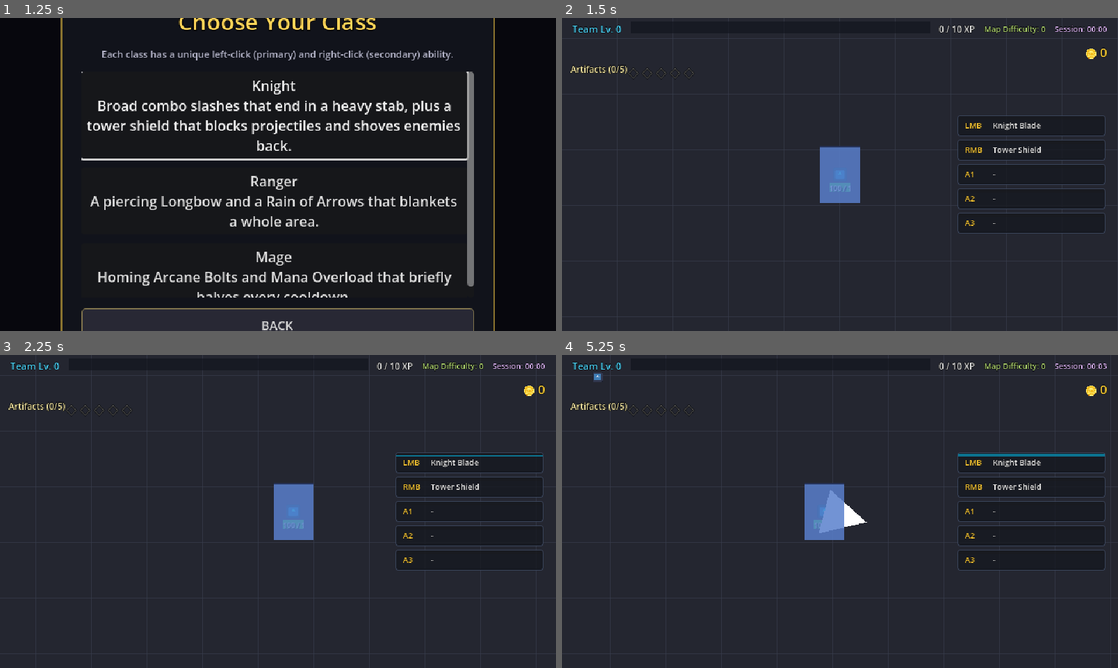
Above: before the commit, frames 1-4 (two rows, left to right).
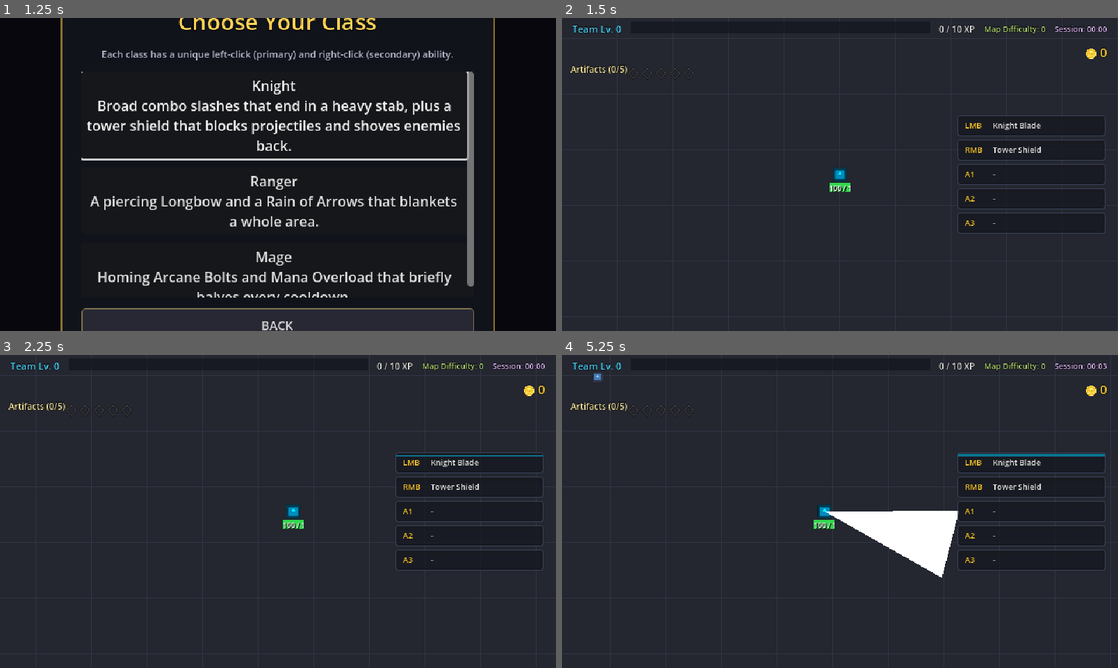
Above: after the commit, the same moments.

Repository: ZiMoar/BKubaj_Godot_Game
Game: Godot game, scene res://src/ui/main_menu.tscn
The game is run twice, just before and just after one commit, with the same random seed, the same clock (stepped at 60 frames per second) and the same inputs. The engine's default icon, where the game draws it, is replaced by a stand-in: a white triangle on a blue panel in a dark square.
Inputs (mouse positions are in pixels of both pictures, inside the frame that each line leads up to):
- Up to frame 1 (1.25 s): click "PLAY" at 0.5 s
- Up to frame 2 (1.5 s): click "Knight Broad combo slashes th…" at 1.25 s
- Up to frame 3 (2.25 s): tap Enter (ui_accept) at 2 s; move the mouse to (400, 495) at 2.02 s; press the mouse at (400, 495) at 2.03 s; hold D (move_right) from 2.03 s (still down)
- Up to frame 4 (5.25 s): tap Enter (ui_accept) at 2.27, 2.57 s; release D (move_right) at 2.75 s; release the mouse at (962, 495) at 2.75 s; drag from (728, 527) to (862, 511) at 2.77 s; move the mouse to (895, 442) at 3.52 s; press the mouse at (895, 442) at 3.53 s; hold D (move_right) 3.53-4.25 s; release the mouse at (895, 442) at 4.25 s; drag from (812, 574) to (862, 511) at 4.27 s; move the mouse to (1006, 558) at 5.02 s; press the mouse at (1006, 558) at 5.03 s; hold A (move_left) from 5.03 s (still down)

Frame 1 is identical in both runs. In frame 2, 1.3% of the frame differs, in the area x 46-54%, y 40-60%; in frame 3, 1.3%; in frame 4, 3.7%, in the area x 43-72%, y 40-72%.

Commit message:
Fix Knight sword geometry + rework shield HP/visibility
Sword (Knight Blade):
- Slashes are now wide CONES whose tip originates from the player,
  spreading to the wide base (reverse slash mirrors backward)
- Stab keeps original thin forward-thrust behavior
- Suggest rating all reach ~3x longer (50 -> 150)

Shield (Tower Shield):
- Thinner (46 -> 30 wide)
- Now disappears when not held and only appears while RMB is down
- Added an HP bar (green) shown above the shield while active
- HP now PERSISTS between raises; only repairs to full after a
  full break + recharge (2.5s), so it can be destroyed
- Enemies pushing against the shield now drain its HP (via contact
  damage), so it can actually break under pressure

Diff:
--- a/src/entities/player/abilities/knight_shield.gd
+++ b/src/entities/player/abilities/knight_shield.gd
@@ -11,7 +11,7 @@
 ##   - thorns      = player's thorns (kept EQUAL)
 
 @export var offset: float = 54.0
-@export var shield_width: float = 46.0
+@export var shield_width: float = 30.0
 @export var shield_height: float = 66.0
 @export var shield_hp_ratio: float = 0.5
 @export var armor_ratio: float = 0.6
@@ -26,6 +26,7 @@
 var _recharge_remaining: float = 0.0
 
 var _block_zone: Area2D = null
+@onready var _hp_bar: ProgressBar = $ShieldHPBar
 
 
 func _ready() -> void:
@@ -40,6 +41,7 @@
 		_block_zone.area_entered.connect(_on_block_area)
 		_block_zone.monitoring = false
 		_block_zone.monitorable = false
+		_block_zone.hide()
 
 
 func get_shield_hp() -> float:
@@ -53,6 +55,8 @@
 func _process(delta: float) -> void:
 	if _recharge_remaining > 0.0:
 		_recharge_remaining = maxf(0.0, _recharge_remaining - delta)
+		if _recharge_remaining <= 0.0:
+			_repair_shield()
 
 	var p = get_player()
 	if p == null:
@@ -71,12 +75,17 @@
 func _raise(p: Node2D) -> void:
 	active = true
 	max_shield_hp = maxf(10.0, float(p.current_max_health()) * shield_hp_ratio)
-	shield_hp = max_shield_hp
 	shield_armor = maxf(0.0, p.current_armor() * armor_ratio)
 	thorns_damage = maxf(0.0, p.get_thorns_damage())
+	# NOTE: shield_hp is NOT reset here — it persists across uses. Only a full
+	# break + recharge (see _repair_shield) restores it to full.
+	if shield_hp <= 0.0:
+		shield_hp = max_shield_hp
 	if _block_zone:
 		_block_zone.monitoring = true
 		_block_zone.monitorable = true
+		_block_zone.show()
+	_update_hp_bar()
 
 
 func _update_position(p: Node2D) -> void:
@@ -99,25 +108,58 @@
 	if _block_zone:
 		_block_zone.monitoring = false
 		_block_zone.monitorable = false
+		_block_zone.hide()
+	if _hp_bar:
+		_hp_bar.hide()
 
 
 func shield_is_broken() -> bool:
 	return shield_hp <= 0.0
 
 
+## Applies raw damage to the shield, mitigated by its armor. Breaks the shield
+## (and starts the recharge) when HP reaches 0.
+func _damage_shield(raw: int) -> void:
+	if not active:
+		return
+	var mitigated: float = float(maxi(0, raw)) * (100.0 / (100.0 + shield_armor))
+	shield_hp -= mitigated
+	if shield_hp <= 0.0:
+		shield_hp = 0.0
+		_break()
+	else:
+		_update_hp_bar()
+
+
+func _break() -> void:
+	active = false
+	_recharge_remaining = recharge_time
+	if _block_zone:
+		_block_zone.monitoring = false
+		_block_zone.monitorable = false
+		_block_zone.hide()
+	if _hp_bar:
+		_hp_bar.hide()
+
+
+## After the recharge elapses, the broken shield is repaired to full HP.
+func _repair_shield() -> void:
+	shield_hp = max_shield_hp
+
+
+func _update_hp_bar() -> void:
+	if _hp_bar == null:
+		return
+	_hp_bar.max_value = maxf(1.0, max_shield_hp)
+	_hp_bar.value = shield_hp
+	_hp_bar.show()
+
+
 ## Called by the BlockZone when an enemy projectile hits the barrier.
 func absorb_projectile(damage: int) -> void:
 	if not active:
 		return
-	var mitigated: float = float(maxi(0, damage)) * (100.0 / (100.0 + shield_armor))
-	shield_hp -= mitigated
-	if shield_hp <= 0.0:
-		shield_hp = 0.0
-		active = false
-		if _block_zone:
-			_block_zone.monitoring = false
-			_block_zone.monitorable = false
-		_recharge_remaining = recharge_time
+	_damage_shield(damage)
 
 
 func _on_block_area(area: Area2D) -> void:
@@ -129,13 +171,19 @@
 			dmg = maxi(1, int(area.get("damage")))
 		elif "damage" in area:
 			dmg = maxi(1, int(area.damage))
-		absorb_projectile(dmg)
+		_damage_shield(dmg)
 		if is_instance_valid(area):
 			area.queue_free()
 
 
 func _on_block_body(body: Node2D) -> void:
-	if body and body.is_in_group("enemies") and body.has_method("apply_knockback"):
-		body.apply_knockback(global_position, push_force)
+	if body and body.is_in_group("enemies"):
+		if body.has_method("apply_knockback"):
+			body.apply_knockback(global_position, push_force)
 		if thorns_damage > 0.0 and body.has_method("take_damage"):
 			body.take_damage(max(1, int(round(thorns_damage))))
+		# Enemies pushing against the shield also drain its HP (so it breaks).
+		var cd: float = 10.0
+		if body.get("contact_damage") != null:
+			cd = float(body.get("contact_damage"))
+		_damage_shield(maxi(1, int(round(cd))))
--- a/src/entities/player/abilities/knight_shield.tscn
+++ b/src/entities/player/abilities/knight_shield.tscn
@@ -3,12 +3,13 @@
 [ext_resource type="Script" uid="uid://dgvf6edlolbli" path="res://src/entities/player/abilities/knight_shield.gd" id="1_s"]
 
 [sub_resource type="RectangleShape2D" id="RectangleShape2D_shield"]
-size = Vector2(46, 66)
+size = Vector2(30, 66)
 
 [node name="knight_shield" type="Node2D" unique_id=1391872292]
 script = ExtResource("1_s")
 
 [node name="BlockZone" type="Area2D" parent="." unique_id=748156184]
+visible = false
 collision_layer = 0
 collision_mask = 20
 monitoring = false
@@ -19,8 +20,16 @@
 
 [node name="ShieldFace" type="Polygon2D" parent="BlockZone" unique_id=875024746]
 color = Color(0.35, 0.5, 0.8, 0.85)
-polygon = PackedVector2Array(-23, -33, 23, -33, 23, 33, -23, 33)
+polygon = PackedVector2Array(-15, -33, 15, -33, 15, 33, -15, 33)
 
 [node name="ShieldRim" type="Polygon2D" parent="BlockZone" unique_id=692435778]
 color = Color(0.15, 0.2, 0.35, 1)
-polygon = PackedVector2Array(-23, -33, 23, -33, 23, -31, -23, -31)
+polygon = PackedVector2Array(-15, -33, 15, -33, 15, -31, -15, -31)
+
+[node name="ShieldHPBar" type="ProgressBar" parent="." unique_id=100000001]
+visible = false
+offset_left = -34.0
+offset_top = -50.0
+offset_right = 34.0
+offset_bottom = -44.0
+show_percentage = false
--- a/src/entities/player/weapons/sword/sword_weapon.gd
+++ b/src/entities/player/weapons/sword/sword_weapon.gd
@@ -6,7 +6,8 @@
 @export var damage: int = 20
 @export var knockback_force: float = 32.0
 @export var stab_damage_multiplier: float = 1.5
-@export var slash_widen: float = 26.0
+@export var reach: float = 150.0
+@export var slash_widen: float = 40.0
 
 @onready var slash_area: Area2D = $SlashArea
 @onready var col_poly: CollisionPolygon2D = $SlashArea/CollisionPolygon2D
@@ -60,7 +61,10 @@
 	col_poly.disabled = true
 
 ## Builds the visible + collision geometry for the current attack.
-## is_stab: thin thrust triangle (base shape). reversed: mirror X to swing back.
+## is_stab: thin thrust triangle (original behavior) — flat base at the player,
+##   tip reaching `reach` forward. Slashes are wide CONES whose TIP originates
+##   from the player, spreading out to the wide base `reach` away.
+## reversed: mirror the cone to swing backward (combo step 2).
 func _apply_combo_shape(is_stab: bool, _dir: int = 1, reversed: bool = false) -> void:
 	var area_mult: float = get_area_multiplier()
 	var pts: PackedVector2Array
@@ -68,15 +72,16 @@
 		pts = PackedVector2Array([
 			Vector2(0, -12 * area_mult),
 			Vector2(0, 12 * area_mult),
-			Vector2(50 * area_mult, 0)
+			Vector2(reach * area_mult, 0)
 		])
 		draw_poly.color = Color(1.0, 0.95, 0.55, 1)  # brighter for the finishing stab
 	else:
 		var w: float = slash_widen * area_mult
+		var base: Vector2 = Vector2(reach * area_mult, 0) if not reversed else Vector2(-reach * area_mult, 0)
 		pts = PackedVector2Array([
-			Vector2(0, -w),
-			Vector2(0, w),
-			Vector2(50 * area_mult, 0) if not reversed else Vector2(-50 * area_mult, 0)
+			Vector2.ZERO,                       # tip originates from the player
+			base + Vector2(0, -w),              # wide base top corner
+			base + Vector2(0, w),               # wide base bottom corner
 		])
 		draw_poly.color = Color.WHITE
 	col_poly.polygon = pts
Not shown, changed: FEATURES.md
